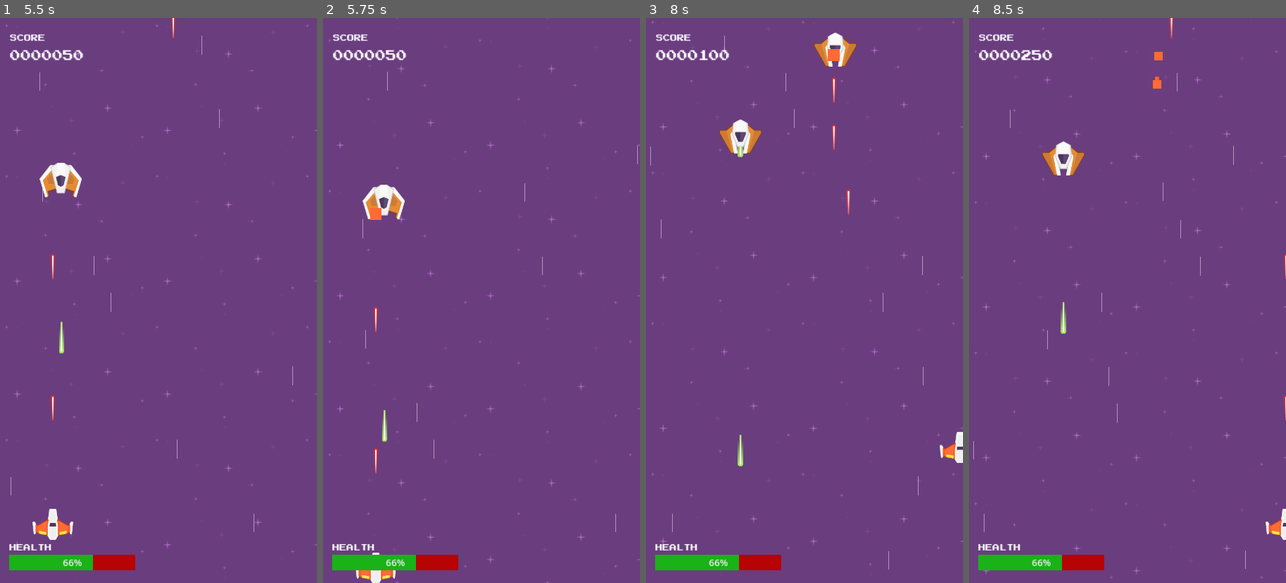
Above: before the commit, frames 1-4 (left to right).
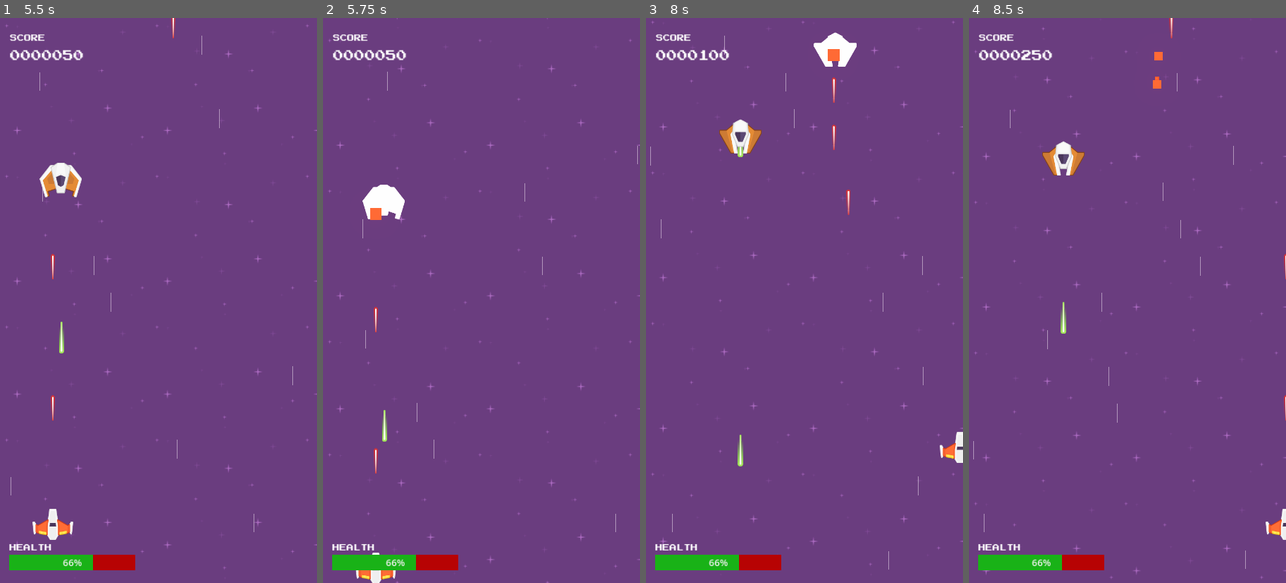
Above: after the commit, the same moments.

Repository: felipegabriel1942/space_shooter_godot
Game: Godot game, scene res://scenes/game.tscn
Same seed, same stepped clock (60 frames per second), same inputs: the game is played once before the commit and once after it.
Inputs:
- Up to frame 1 (5.5 s): hold D (move_right) 0.53-1.28 s; hold Space (shoot) 0.53-1.28 s; hold S (move_down) 1.28-2.03 s; tap Space (shoot) at 1.35, 2.85, 4.35 s; hold D (move_right) 2.03-2.78 s; hold Space (shoot) 2.03-2.78 s; hold W (move_up) 2.78-3.53 s; hold Space (shoot) 3.53-4.28 s; hold A (move_left) 3.53-5.03 s; hold S (move_down) from 5.03 s (still down); hold Space (shoot) from 5.03 s (still down)
- Up to frame 2 (5.75 s): keep holding S (move_down); keep holding Space (shoot)
- Up to frame 3 (8 s): release S (move_down) at 5.78 s; release Space (shoot) at 5.78 s; hold D (move_right) 5.78-6.53 s; tap Space (shoot) at 5.85, 7.35 s; hold W (move_up) 6.53-7.28 s; hold Space (shoot) 6.53-7.28 s; hold D (move_right) from 7.28 s (still down)
- Up to frame 4 (8.5 s): release D (move_right) at 8.03 s; hold S (move_down) from 8.03 s (still down); hold Space (shoot) from 8.03 s (still down)

Frame 1 is identical in both runs. In frame 2, 0.3% of the frame differs, in the area x 12-26%, y 29-36%; in frame 3, 0.3%, in the area x 52-67%, y 2-9%; in frame 4, nothing differs.

Commit message:
Criando flash para quando inimigos forem atingidos

Diff:
--- /dev/null
+++ b/components/flash_component.gd
@@ -0,0 +1,20 @@
+class_name FlashComponent
+extends Node
+
+const FLASH_MATERIAL = preload("res://effects/white_flash_material.tres")
+
+@export var sprite: CanvasItem
+@export var flash_duration: = 0.2
+
+var original_sprite_material: Material
+var timer: Timer = Timer.new()
+
+func _ready() -> void:
+	add_child(timer)
+	original_sprite_material = sprite.material
+
+func flash():
+	sprite.material = FLASH_MATERIAL
+	timer.start(flash_duration)
+	await timer.timeout
+	sprite.material = original_sprite_material
--- /dev/null
+++ b/effects/white_flash_material.gdshader
@@ -0,0 +1,8 @@
+shader_type canvas_item;
+render_mode unshaded;
+
+void fragment() {
+	// Output white for every pixel but kee the alpha
+	vec4 input_color = texture(TEXTURE, UV);
+	COLOR = vec4(1.0, 1.0, 1.0, input_color.a);
+}
--- /dev/null
+++ b/effects/white_flash_material.tres
@@ -0,0 +1,6 @@
+[gd_resource type="ShaderMaterial" load_steps=2 format=3 uid="uid://c88q6pkhh3vl"]
+
+[ext_resource type="Shader" path="res://effects/white_flash_material.gdshader" id="1_t2u32"]
+
+[resource]
+shader = ExtResource("1_t2u32")
--- a/scenes/enemies/enemy.tscn
+++ b/scenes/enemies/enemy.tscn
@@ -1,8 +1,9 @@
-[gd_scene load_steps=4 format=3 uid="uid://csvy2mhbwav1x"]
+[gd_scene load_steps=5 format=3 uid="uid://csvy2mhbwav1x"]
 
 [ext_resource type="Script" path="res://scripts/enemy.gd" id="1_vke48"]
 [ext_resource type="Texture2D" uid="uid://d3soaxfbxyfw0" path="res://assets/textures/enemyRed2.png" id="1_wludo"]
 [ext_resource type="PackedScene" uid="uid://cnhv2qwap7hrg" path="res://scenes/particles/explosion_particles.tscn" id="2_oyo85"]
+[ext_resource type="Script" path="res://components/flash_component.gd" id="4_gu73t"]
 
 [node name="Enemy" type="Area2D"]
 collision_layer = 2
@@ -28,6 +29,10 @@
 [node name="LaserTimer" type="Timer" parent="."]
 autostart = true
 
+[node name="FlashComponent" type="Node" parent="." node_paths=PackedStringArray("sprite")]
+script = ExtResource("4_gu73t")
+sprite = NodePath("../Sprite2D")
+
 [connection signal="body_entered" from="." to="." method="_on_body_entered"]
 [connection signal="screen_exited" from="VisibleOnScreenNotifier2D" to="." method="_on_visible_on_screen_notifier_2d_screen_exited"]
 [connection signal="timeout" from="LaserTimer" to="." method="_on_laser_timer_timeout"]
--- a/scenes/enemies/interceptor_enemy.tscn
+++ b/scenes/enemies/interceptor_enemy.tscn
@@ -1,8 +1,9 @@
-[gd_scene load_steps=4 format=3 uid="uid://ysqb1cnnnnqd"]
+[gd_scene load_steps=5 format=3 uid="uid://ysqb1cnnnnqd"]
 
 [ext_resource type="Script" path="res://scripts/enemy.gd" id="1_jtn1b"]
 [ext_resource type="Texture2D" uid="uid://bwm656t2p1m5f" path="res://assets/textures/enemyRed3.png" id="2_1yah5"]
 [ext_resource type="PackedScene" uid="uid://cnhv2qwap7hrg" path="res://scenes/particles/explosion_particles.tscn" id="2_oenhw"]
+[ext_resource type="Script" path="res://components/flash_component.gd" id="4_xnt3j"]
 
 [node name="InterceptorEnemy" type="Area2D"]
 collision_layer = 2
@@ -27,6 +28,10 @@
 [node name="LaserTimer" type="Timer" parent="."]
 autostart = true
 
+[node name="FlashComponent" type="Node" parent="." node_paths=PackedStringArray("sprite")]
+script = ExtResource("4_xnt3j")
+sprite = NodePath("../Sprite2D")
+
 [connection signal="body_entered" from="." to="." method="_on_body_entered"]
 [connection signal="screen_exited" from="VisibleOnScreenNotifier2D" to="." method="_on_visible_on_screen_notifier_2d_screen_exited"]
 [connection signal="timeout" from="LaserTimer" to="." method="_on_laser_timer_timeout"]
--- a/scripts/enemy.gd
+++ b/scripts/enemy.gd
@@ -12,6 +12,7 @@
 @export var chance_of_drop = 15
 
 @onready var muzzle = $Muzzle
+@onready var flash_component = $FlashComponent
 
 var laser_scene = preload("res://scenes/lasers/enemy_laser.tscn")
 var heart_scene = preload("res://scenes/power_ups/heart.tscn")
@@ -45,6 +46,7 @@
 		killed.emit(points)
 		die()
 	else:
+		flash_component.flash()
 		hit.emit()
 
 func _on_laser_timer_timeout():
